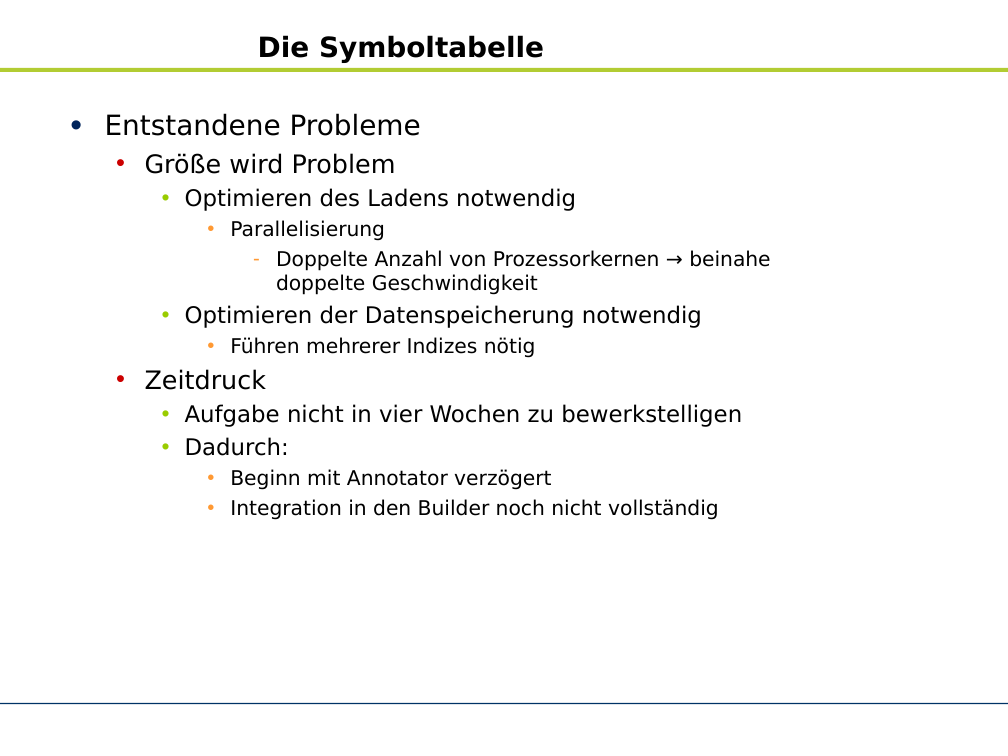
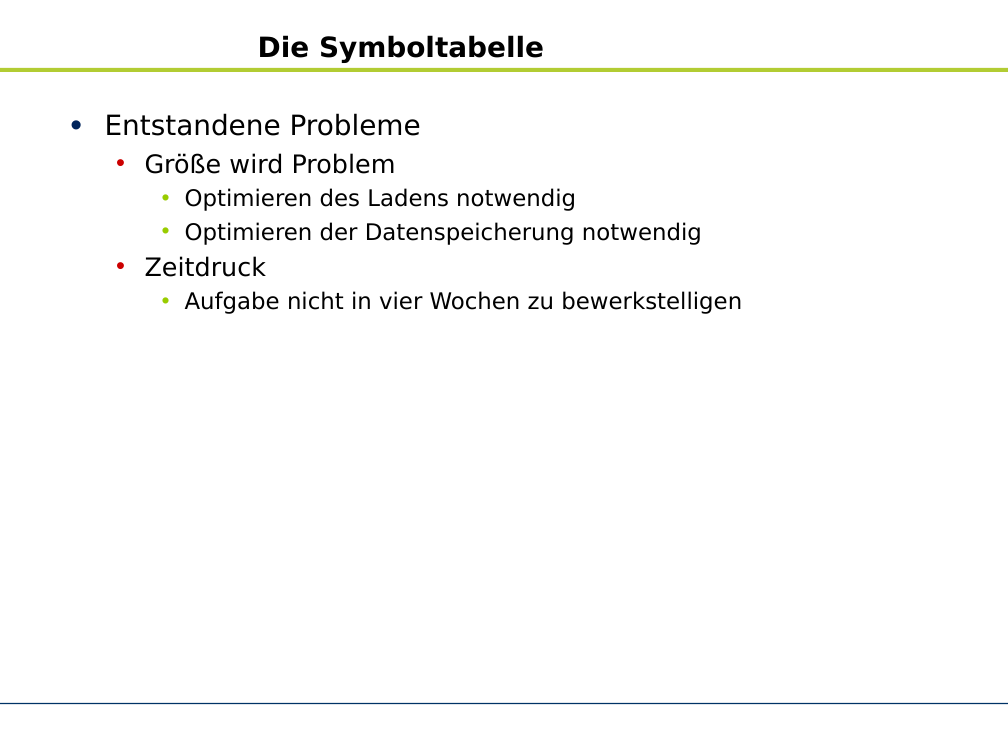
Before and after one commit to zhongxinhua/sose10-swp-uebersetzerbau, a slide deck: slide 28 of trunk/dokumentation/rk-kundenpraesentation/rk-kundenpraesentation.odp (slide 29 before the commit). Drawn at 1008x756 pixels with LibreOffice and Linux fonts; fonts in the diff are those of the drawing; background and template pictures are left out. Boxes give left, top, right and bottom in pixels: in the first picture for what was removed or moved away, otherwise in the second. Text is boxed around its words. In the diff, an @@ line names an element or a change of style, - is before the commit and + after.

```diff
--- a/trunk/dokumentation/rk-kundenpraesentation/rk-kundenpraesentation.odp
+++ b/trunk/dokumentation/rk-kundenpraesentation/rk-kundenpraesentation.odp
@@ text at (x1=230, y1=220, x2=770, y2=295): paragraphs removed @@
-      • Parallelisierung
-        – Doppelte Anzahl von Prozessorkernen → beinahe doppelte Geschwindigkeit
@@ text at (x1=230, y1=337, x2=536, y2=358): paragraph removed @@
-      • Führen mehrerer Indizes nötig
@@ text at (x1=185, y1=437, x2=719, y2=520): paragraphs removed @@
-    • Dadurch:
-      • Beginn mit Annotator verzögert
-      • Integration in den Builder noch nicht vollständig
```
Also in this commit, not shown: 15 other slides changed, 6 slides added, 7 slides removed, 1 other file.
